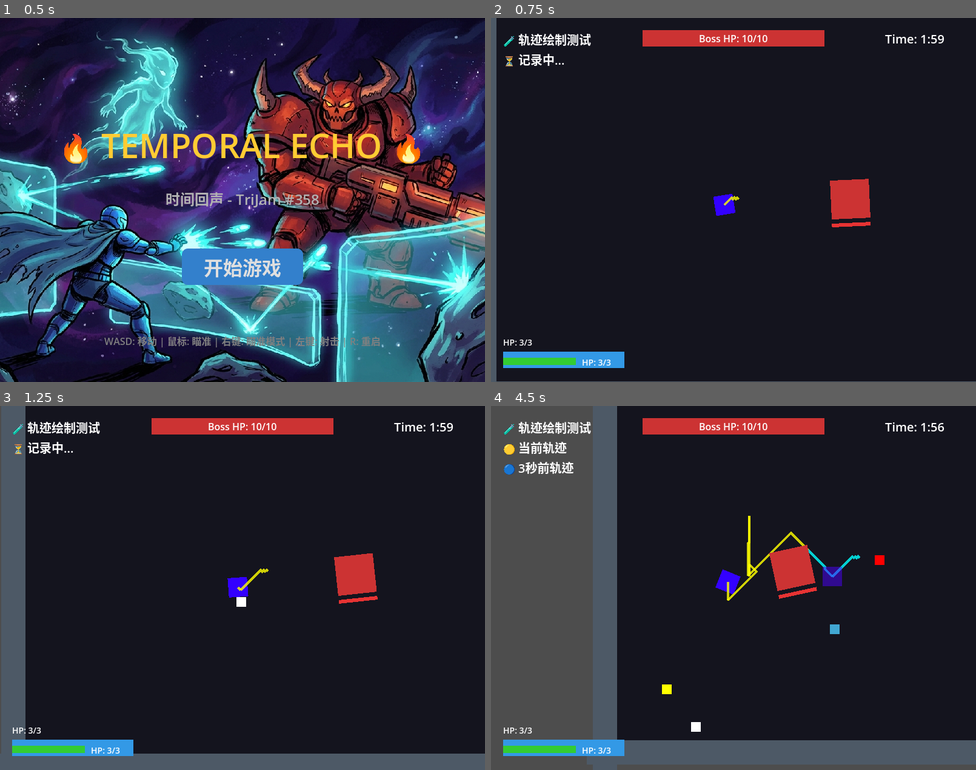
Above: before the commit, frames 1-4 (two rows, left to right).
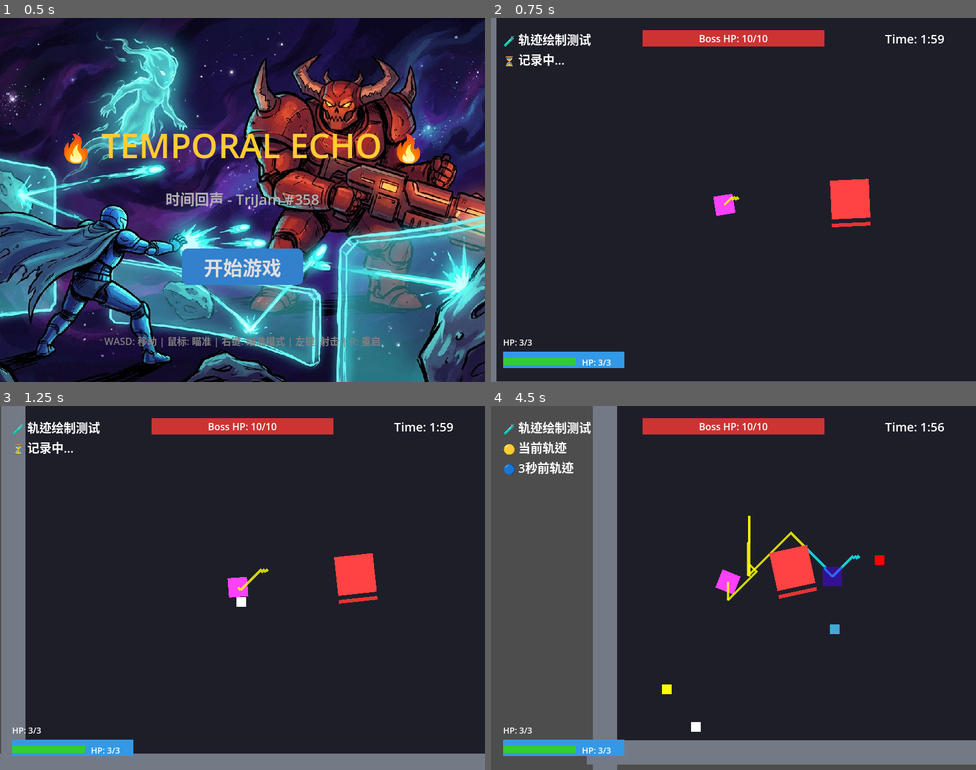
Above: after the commit, the same moments.

Repository: sdotyxz/temporal-echo
Game: Godot game, scene res://scenes/title_screen.tscn
Two runs of this game, one before a commit and one after it. Both use one fixed random seed, a clock stepped at 60 frames per second and the inputs below.
Inputs (mouse positions are in pixels of both pictures, inside the frame that each line leads up to):
- Up to frame 1 (0.5 s): no input
- Up to frame 2 (0.75 s): click "开始游戏" at 0.5 s
- Up to frame 3 (1.25 s): no input
- Up to frame 4 (4.5 s): tap Enter (ui_accept) at 1.25, 1.52, 2.27, 3.77 s; move the mouse to (840, 569) at 1.27 s; hold D (move_right) 1.28-2.03 s; right-click (840, 569) at 1.35 s; move the mouse to (636, 606) at 2.02 s; hold S (move_down) 2.03-2.78 s; click (636, 606) at 2.1 s; move the mouse to (782, 507) at 2.77 s; hold D (move_right) 2.78-3.53 s; right-click (782, 507) at 2.85 s; move the mouse to (709, 660) at 3.52 s; hold W (move_up) 3.53-4.28 s; click (709, 660) at 3.6 s; move the mouse to (879, 642) at 4.27 s; hold A (move_left) from 4.28 s (still down); right-click (879, 642) at 4.35 s

Frame 1 is identical in both runs. In frame 2, 2.4% of the frame differs, in the area x 0-100%, y 0-100%; in frame 3, 10%; in frame 4, 11%, in the area x 19-100%, y 0-100%.

Commit message:
feat(4.3): 视觉打磨 - 背景/墙壁/发光效果

Diff:
--- a/scenes/game.tscn
+++ b/scenes/game.tscn
@@ -6,6 +6,7 @@
 [ext_resource type="Script" path="res://src/trajectory_preview.gd" id="4_trajectory"]
 [ext_resource type="PackedScene" uid="uid://boss1" path="res://scenes/boss.tscn" id="5_boss"]
 [ext_resource type="Script" path="res://src/game_manager.gd" id="6_manager"]
+[ext_resource type="PackedScene" uid="uid://audio1" path="res://scenes/audio_manager.tscn" id="7_audio"]
 
 [sub_resource type="RectangleShape2D" id="RectangleShape2D_wall_h"]
 size = Vector2(900, 40)
@@ -18,7 +19,7 @@
 [node name="Background" type="ColorRect" parent="."]
 offset_right = 800.0
 offset_bottom = 600.0
-color = Color(0.08, 0.08, 0.12, 1)
+color = Color(0.12, 0.12, 0.16, 1)
 z_index = -1
 
 [node name="Walls" type="Node" parent="."]
@@ -36,7 +37,7 @@
 offset_top = -20.0
 offset_right = 450.0
 offset_bottom = 20.0
-color = Color(0.3, 0.35, 0.4, 1)
+color = Color(0.45, 0.48, 0.52, 1)
 
 [node name="WallBottom" type="StaticBody2D" parent="Walls" groups=["walls"]]
 position = Vector2(400, 620)
@@ -51,7 +52,7 @@
 offset_top = -20.0
 offset_right = 450.0
 offset_bottom = 20.0
-color = Color(0.3, 0.35, 0.4, 1)
+color = Color(0.45, 0.48, 0.52, 1)
 
 [node name="WallLeft" type="StaticBody2D" parent="Walls" groups=["walls"]]
 position = Vector2(-20, 300)
@@ -66,7 +67,7 @@
 offset_top = -350.0
 offset_right = 20.0
 offset_bottom = 350.0
-color = Color(0.3, 0.35, 0.4, 1)
+color = Color(0.45, 0.48, 0.52, 1)
 
 [node name="WallRight" type="StaticBody2D" parent="Walls" groups=["walls"]]
 position = Vector2(820, 300)
@@ -81,7 +82,7 @@
 offset_top = -350.0
 offset_right = 20.0
 offset_bottom = 350.0
-color = Color(0.3, 0.35, 0.4, 1)
+color = Color(0.45, 0.48, 0.52, 1)
 
 [node name="Player" parent="." instance=ExtResource("1_player")]
 position = Vector2(400, 300)
@@ -111,6 +112,8 @@
 process_mode = 3
 script = ExtResource("6_manager")
 
+[node name="AudioManager" parent="." instance=ExtResource("7_audio")]
+
 [node name="UI" type="CanvasLayer" parent="."]
 
 [node name="TestInfo" type="Label" parent="UI"]
--- a/src/boss.gd
+++ b/src/boss.gd
@@ -53,6 +53,9 @@
 	var texture = ImageTexture.create_from_image(image)
 	sprite.texture = texture
 
+	# 添加发光效果
+	_add_glow_effect()
+
 	# 创建碰撞形状
 	collision_shape = CollisionShape2D.new()
 	collision_shape.name = "CollisionShape2D"
@@ -67,6 +70,25 @@
 
 	# 创建血条
 	_create_health_bar()
+
+func _add_glow_effect():
+	# 为Boss添加发光材质
+	if sprite:
+		var shader = Shader.new()
+		shader.code = """
+		shader_type canvas_item;
+
+		void fragment() {
+			vec4 color = texture(TEXTURE, UV);
+			// 添加红色边缘发光
+			float glow = smoothstep(0.3, 0.5, color.a) * 0.6;
+			COLOR = vec4(color.rgb + vec3(0.8, 0.1, 0.1) * glow, color.a);
+		}
+		"""
+		var material = ShaderMaterial.new()
+		material.shader = shader
+		sprite.material = material
+		print("✨ Boss发光效果已添加")
 
 func _create_health_bar():
 	# 血条背景
--- a/src/player.gd
+++ b/src/player.gd
@@ -36,8 +36,30 @@
 	print("📝 历史记录系统初始化 (", HISTORY_SIZE, " 帧)")
 	print("❤️ 玩家 HP: ", hp, "/", MAX_HP)
 
+	# 添加发光效果
+	_add_glow_effect()
+
 	# 创建玩家血条
 	_create_health_bar()
+
+func _add_glow_effect():
+	# 为精灵添加发光材质
+	if sprite:
+		var shader = Shader.new()
+		shader.code = """
+		shader_type canvas_item;
+
+		void fragment() {
+			vec4 color = texture(TEXTURE, UV);
+			// 添加边缘发光
+			float glow = smoothstep(0.3, 0.5, color.a) * 0.5;
+			COLOR = vec4(color.rgb + vec3(0.2, 0.5, 0.8) * glow, color.a);
+		}
+		"""
+		var material = ShaderMaterial.new()
+		material.shader = shader
+		sprite.material = material
+		print("✨ 玩家发光效果已添加")
 
 func _create_health_bar():
 	# 创建 CanvasLayer 作为UI容器
Not shown: 1 places in scenes/game.tscn that only renumber resources
Not shown, changed: openspec/changes/core-gameplay/tasks.md
